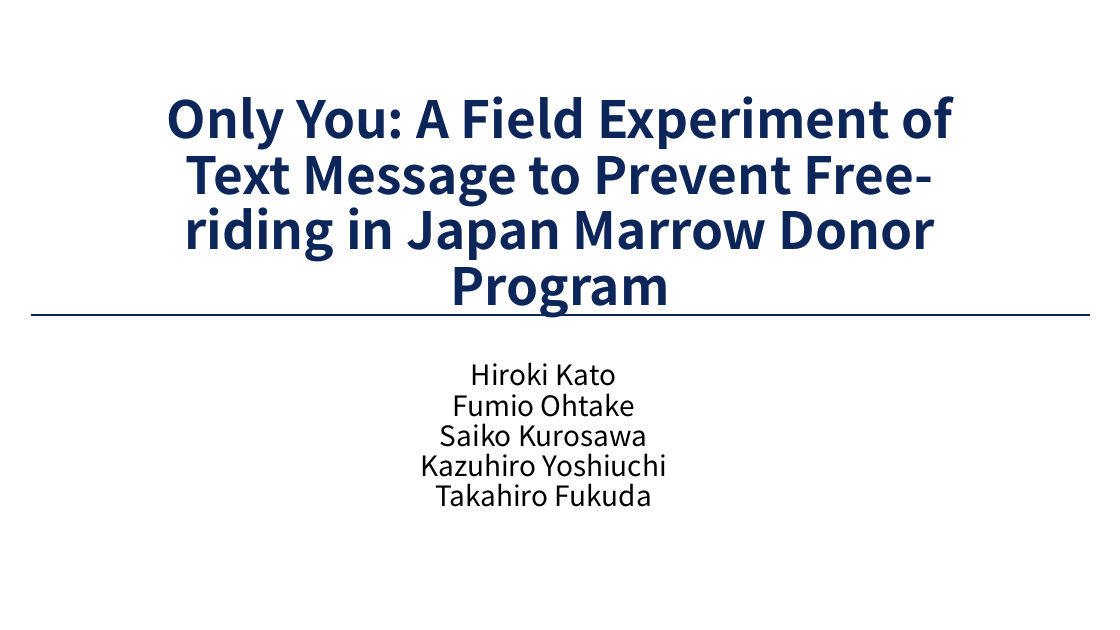
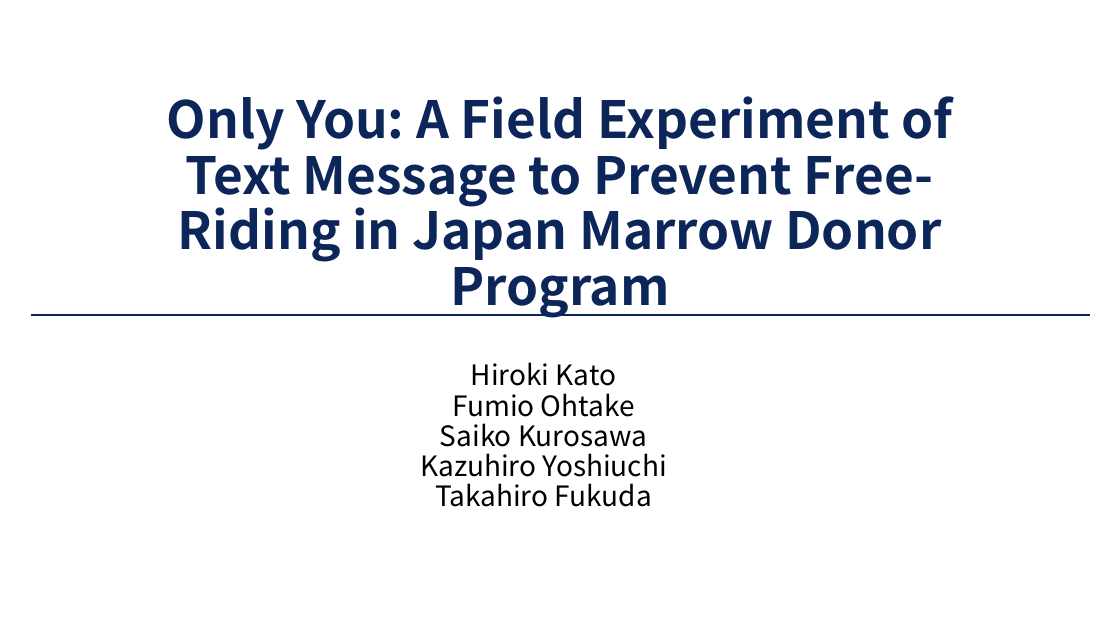
Before and after one commit to JMDP-behavioral-economics/RCT-Nudge, a slide deck: slide 1 of docs/slide/221014骨髄バンク介入実験分析.pptx. Drawn at 1120x630 pixels with LibreOffice and Linux fonts; fonts in the diff are those of the drawing. Boxes give left, top, right and bottom in pixels: in the first picture for what was removed or moved away, otherwise in the second. Text is boxed around its words. In the diff, an @@ line names an element or a change of style, - is before the commit and + after.

```diff
--- a/docs/slide/221014骨髄バンク介入実験分析.pptx
+++ b/docs/slide/221014骨髄バンク介入実験分析.pptx
@@ title at bbox=[167, 96, 953, 318]: text changed @@
-Only You: A Field Experiment of Text Message to Prevent Free-riding in Japan Marrow Donor Program
+Only You: A Field Experiment of Text Message to Prevent Free-Riding in Japan Marrow Donor Program
```
Also in this commit, not shown: 8 other slides changed, 2 slides added, 2 slides removed, 4 other files.
